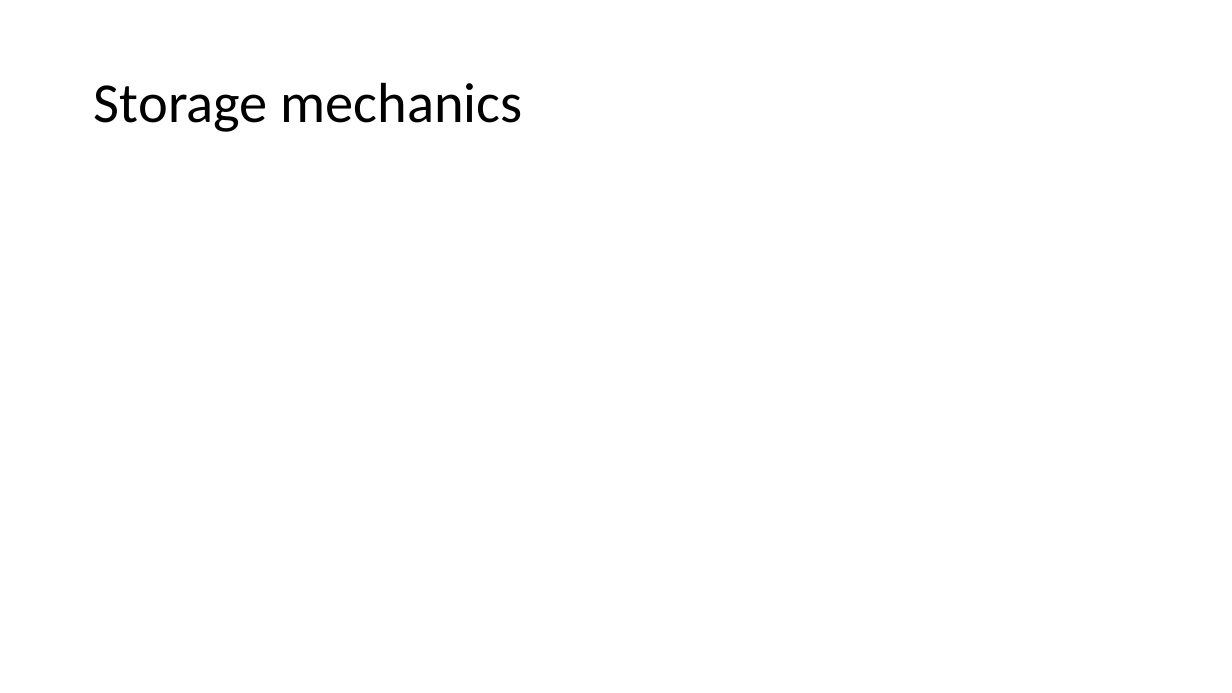
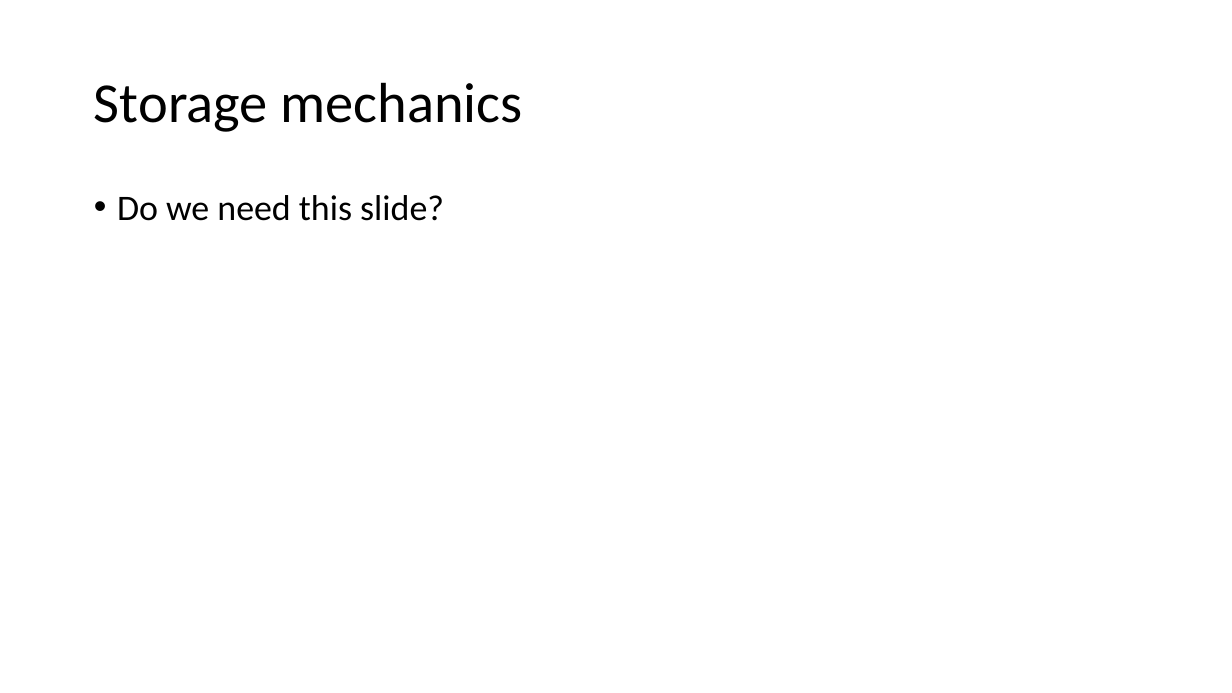
Before and after one commit to Particular/SagaMasterClass, a slide deck: slide 24 of SagaMasterClass.pptx (slide 23 before the commit). Drawn at 1232x693 pixels with LibreOffice and Linux fonts; fonts in the diff are those of the drawing. Boxes give left, top, right and bottom in pixels: in the first picture for what was removed or moved away, otherwise in the second. Text is boxed around its words. In the diff, an @@ line names an element or a change of style, - is before the commit and + after.

```diff
--- a/SagaMasterClass.pptx
+++ b/SagaMasterClass.pptx
@@ text added at [117, 195, 444, 221], 28 pt, text #000000 @@
+• Do we need this slide?
```
Also in this commit, not shown: 11 other slides changed, 1 other file.
